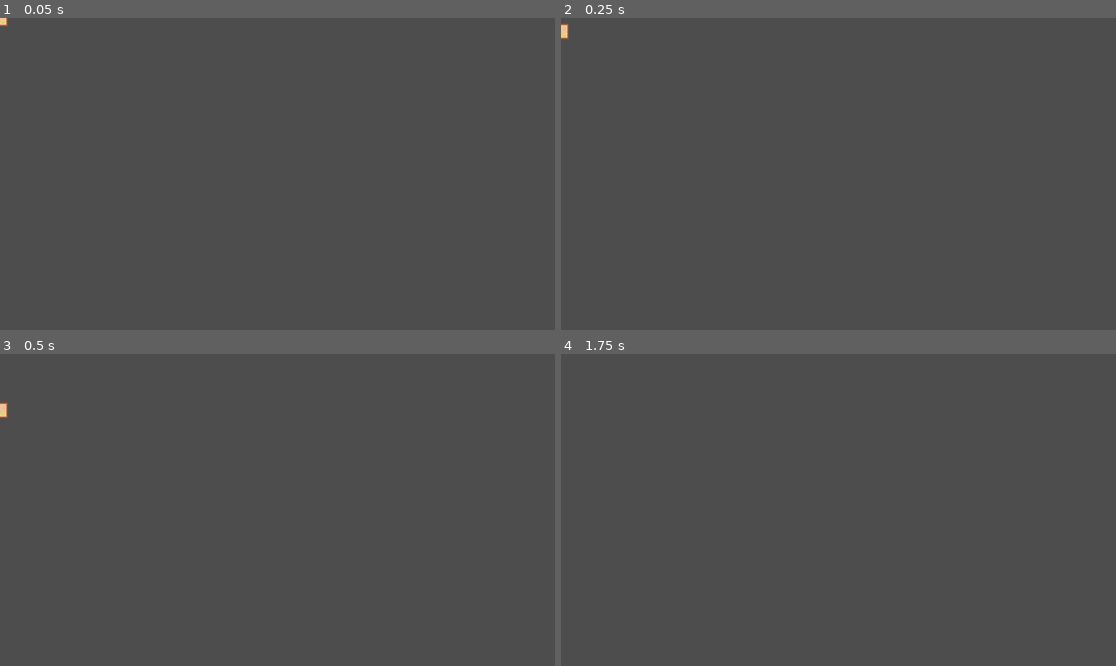
Above: before the commit, frames 1-4 (two rows, left to right).
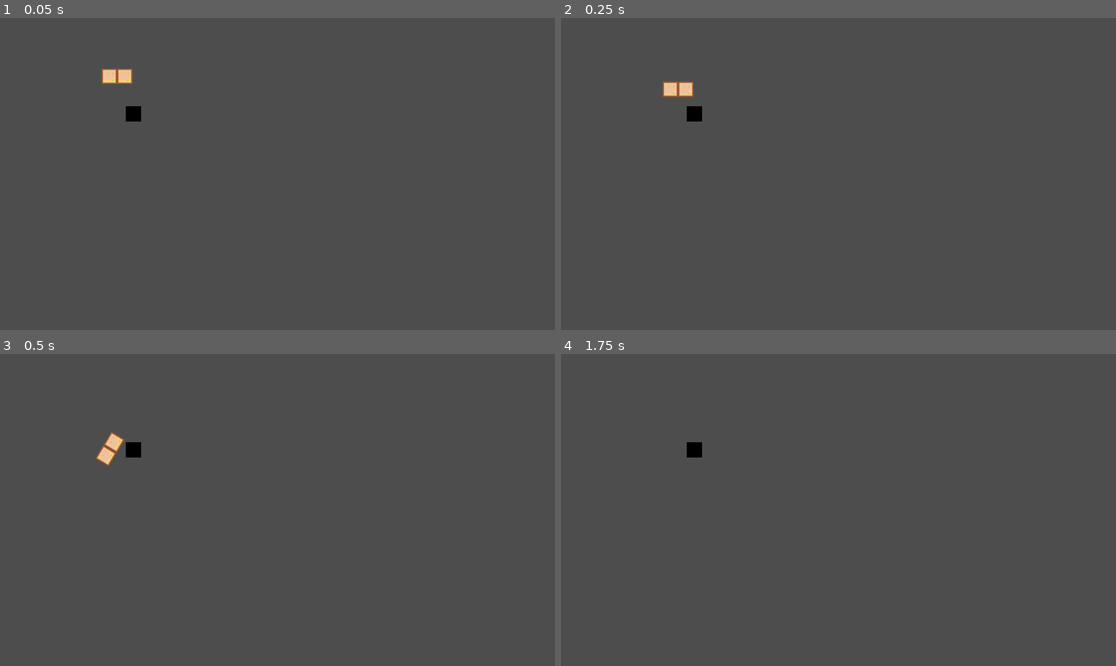
Above: after the commit, the same moments.

Repository: jeffrey-22/cissa-game-jam
Game: Godot game, scene res://scene/level/level.tscn
The game is run twice, just before and just after one commit, with the same random seed, the same clock (stepped at 60 frames per second) and the same inputs.
Inputs:
- Up to frame 1 (0.05 s): no input
- Up to frame 2 (0.25 s): no input
- Up to frame 3 (0.5 s): no input
- Up to frame 4 (1.75 s): no input

The runs differ from the first frame. In frame 1, 0.4% of the frame differs, in the area x 0-26%, y 0-34%; in frame 2, 0.5%, in the area x 0-26%, y 1-34%; in frame 3, 0.5%; in frame 4, 0.1%.

Commit message:
Example of sticky physics with Joints

Diff:
--- a/scene/level/level.tscn
+++ b/scene/level/level.tscn
@@ -1,7 +1,13 @@
-[gd_scene load_steps=2 format=3 uid="uid://28h2bec7viyb"]
+[gd_scene load_steps=3 format=3 uid="uid://28h2bec7viyb"]
 
 [ext_resource type="PackedScene" uid="uid://bpc7e4rar1o0k" path="res://scene/player/player.tscn" id="1_ffht5"]
+[ext_resource type="PackedScene" uid="uid://b621oybhp1vaj" path="res://scene/static_object/basic_platform.tscn" id="2_dn2bf"]
 
 [node name="Level" type="Node2D"]
 
 [node name="Player" parent="." instance=ExtResource("1_ffht5")]
+
+[node name="StaticObjects" type="Node2D" parent="."]
+
+[node name="BasicPlatform" parent="StaticObjects" instance=ExtResource("2_dn2bf")]
+position = Vector2(277, 199)
--- a/scene/player/player.gd
+++ b/scene/player/player.gd
@@ -2,3 +2,5 @@
 # Has PlayerTiles as children
 extends Node2D
 class_name Player
+
+@onready var joints_node = $Joints
--- a/scene/player/player.tscn
+++ b/scene/player/player.tscn
@@ -7,5 +7,21 @@
 script = ExtResource("1_pna28")
 
 [node name="PlayerTile" parent="." instance=ExtResource("2_3ac41")]
+position = Vector2(227, 120)
+
+[node name="PlayerTile2" parent="." instance=ExtResource("2_3ac41")]
+position = Vector2(259, 120)
 
 [node name="Joints" type="Node2D" parent="."]
+
+[node name="PinJoint2D" type="PinJoint2D" parent="Joints"]
+position = Vector2(243, 104)
+node_a = NodePath("../../PlayerTile")
+node_b = NodePath("../../PlayerTile2")
+disable_collision = false
+
+[node name="PinJoint2D2" type="PinJoint2D" parent="Joints"]
+position = Vector2(243, 136)
+node_a = NodePath("../../PlayerTile")
+node_b = NodePath("../../PlayerTile2")
+disable_collision = false
--- a/scene/player/player_tile/player_tile.tscn
+++ b/scene/player/player_tile/player_tile.tscn
@@ -9,6 +9,7 @@
 size = Vector2(32, 32)
 
 [node name="PlayerTile" type="RigidBody2D"]
+collision_mask = 3
 physics_material_override = SubResource("PhysicsMaterial_1vyo1")
 script = ExtResource("1_i42h4")
 
--- a/scene/static_object/basic_platform.tscn
+++ b/scene/static_object/basic_platform.tscn
@@ -1,7 +1,16 @@
-[gd_scene format=3 uid="uid://b621oybhp1vaj"]
+[gd_scene load_steps=3 format=3 uid="uid://b621oybhp1vaj"]
+
+[ext_resource type="Texture2D" uid="uid://6t044hqid5mg" path="res://asset/self_made/graphic/object/black_square.png" id="1_1axvk"]
+
+[sub_resource type="RectangleShape2D" id="RectangleShape2D_d3f2l"]
+size = Vector2(32, 32)
 
 [node name="BasicPlatform" type="StaticBody2D"]
-
-[node name="CollisionPolygon2D" type="CollisionPolygon2D" parent="."]
+collision_layer = 2
+collision_mask = 3
 
 [node name="Sprite2D" type="Sprite2D" parent="."]
+texture = ExtResource("1_1axvk")
+
+[node name="CollisionShape2D" type="CollisionShape2D" parent="."]
+shape = SubResource("RectangleShape2D_d3f2l")
Binary file added: asset/self_made/graphic/object/black_square.png
Not shown, added: asset/self_made/graphic/object/black_square.png.import
